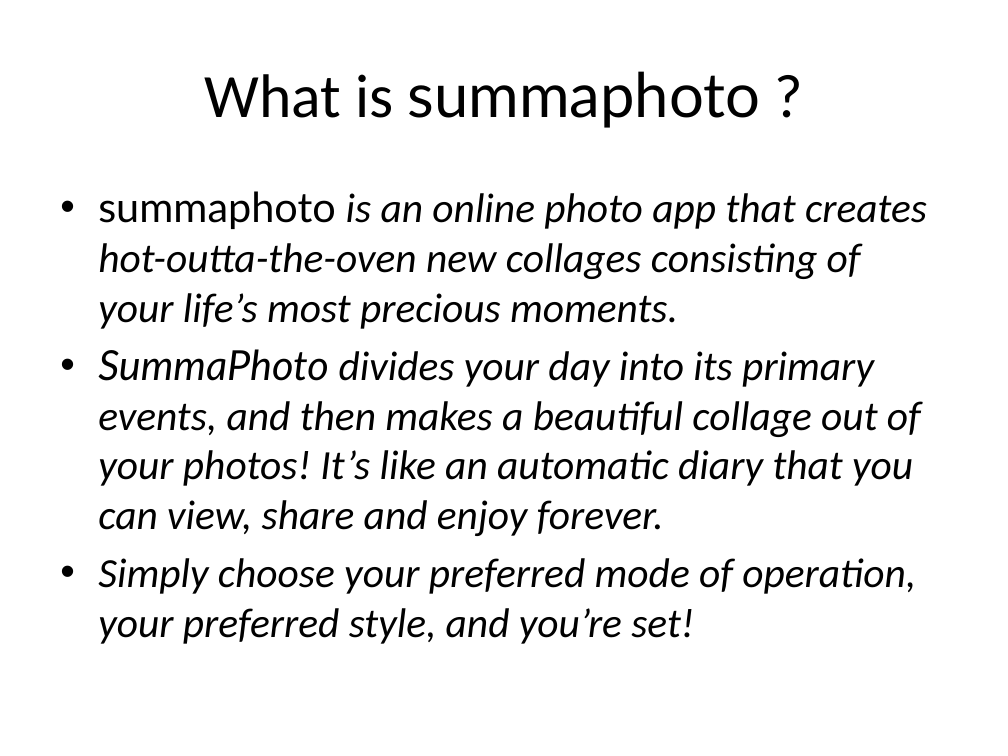
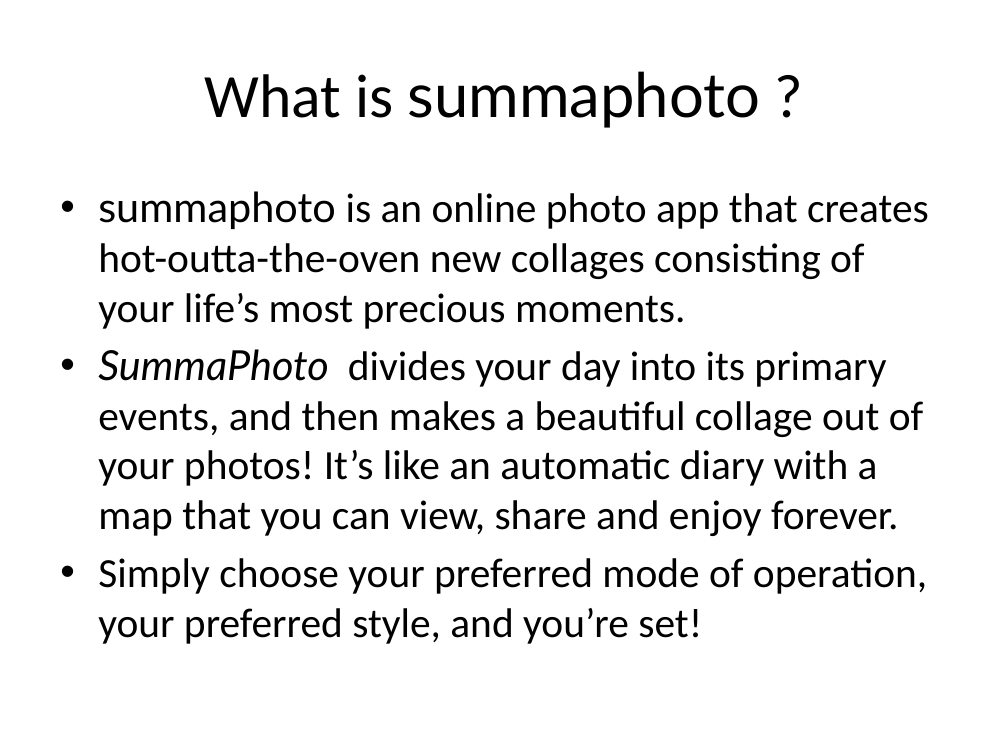
Before and after one commit to ulugbekjs/SummaPhoto, a slide deck: slide 2 of Workshhop_final.pptx. Drawn at 1008x756 pixels with LibreOffice and Linux fonts; fonts in the diff are those of the drawing. Boxes give left, top, right and bottom in pixels: in the first picture for what was removed or moved away, otherwise in the second. Text is boxed around its words. In the diff, an @@ line names an element or a change of style, - is before the commit and + after.

```diff
--- a/Workshhop_final.pptx
+++ b/Workshhop_final.pptx
@@ text at (98, 191, 929, 644): italic off in "is an online photo app that creates ...", "Simply choose your preferred mode of operation, ..." @@
@@ text at (98, 349, 923, 536): text changed; italic off @@
-• SummaPhoto divides your day into its primary events, and then makes a beautiful collage out of your photos! It’s like an automatic diary that you can view, share and enjoy forever.
+• SummaPhoto divides your day into its primary events, and then makes a beautiful collage out of your photos! It’s like an automatic diary with a map that you can view, share and enjoy forever.
```
Also in this commit, not shown: 2 other slides changed, 8 other files.
